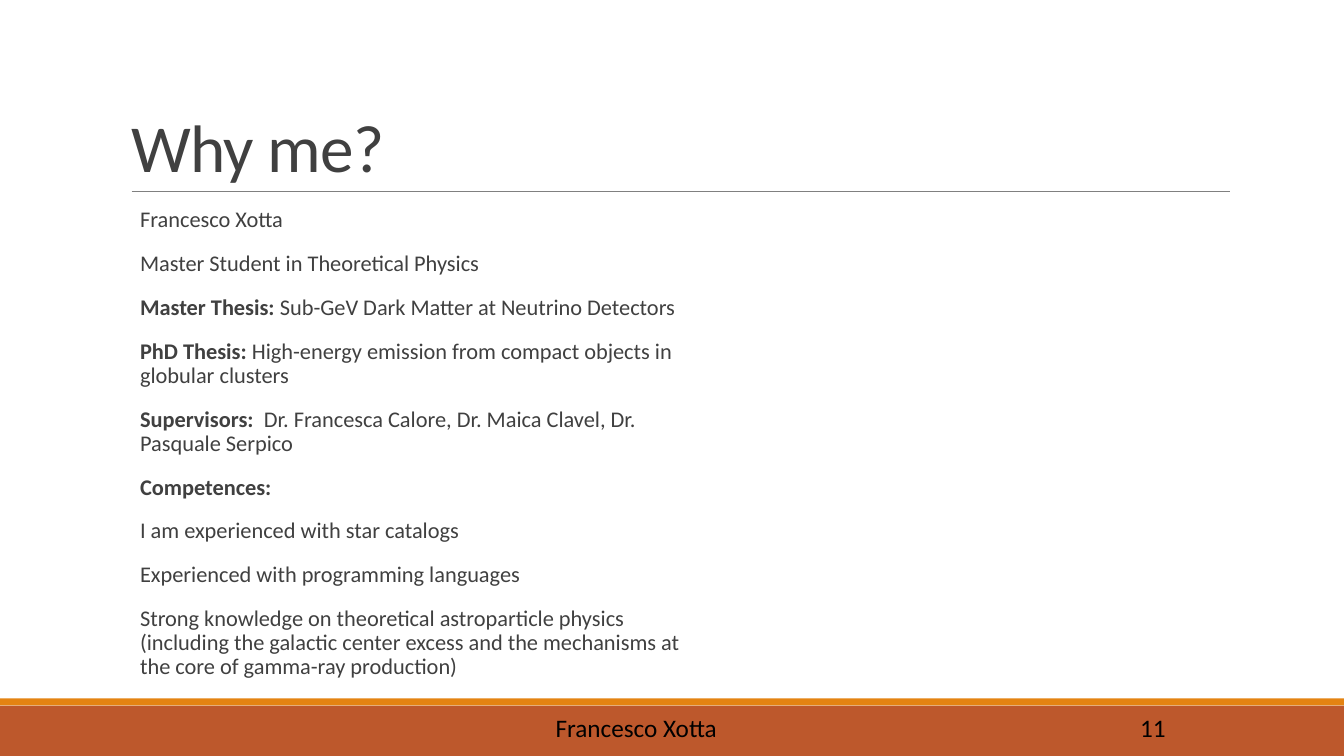
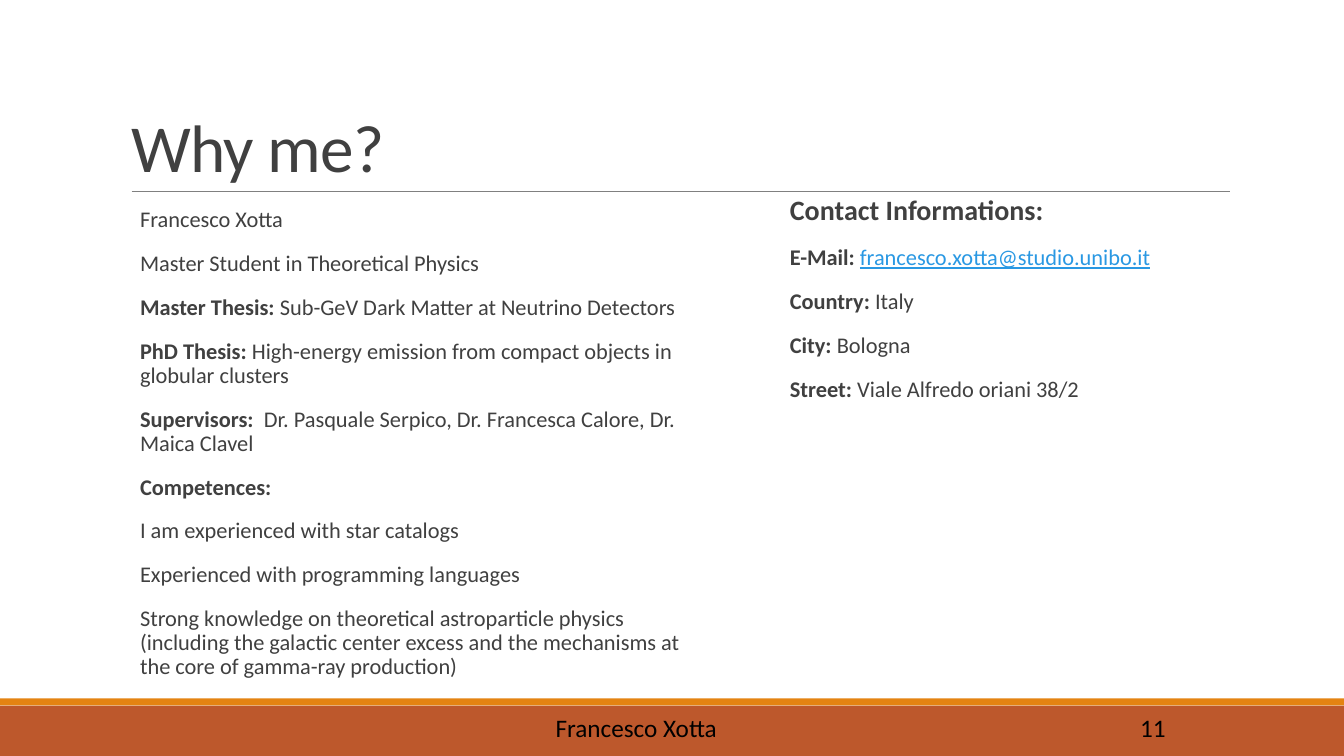
Before and after one commit to X0774/SimulationofGCE, a slide deck: slide 12 of Presentation.pptm. Drawn at 1344x756 pixels with LibreOffice and Linux fonts; fonts in the diff are those of the drawing. Boxes give left, top, right and bottom in pixels: in the first picture for what was removed or moved away, otherwise in the second. Text is boxed around its words. In the diff, an @@ line names an element or a change of style, - is before the commit and + after.

```diff
--- a/Presentation.pptm
+++ b/Presentation.pptm
@@ text added at (x1=790, y1=200, x2=1150, y2=398), 16 pt, text #404040 @@
+  Contact Informations:
+  E-Mail: francesco.xotta@studio.unibo.it
+  Country: Italy
+  City: Bologna
+  Street: Viale Alfredo oriani 38/2
@@ text at (x1=140, y1=411, x2=675, y2=451): text changed @@
-  Supervisors: Dr. Francesca Calore, Dr. Maica Clavel, Dr. Pasquale Serpico
+  Supervisors: Dr. Pasquale Serpico, Dr. Francesca Calore, Dr. Maica Clavel
```
Also in this commit, not shown: 10 other slides changed, 3 slides added.
